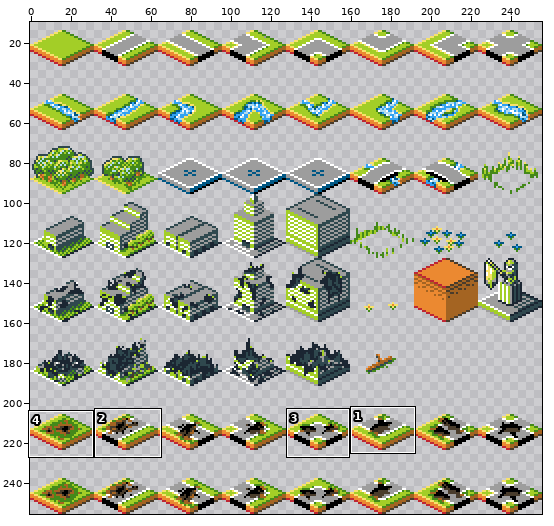
File history of a sprite sheet, assets/terrain_tileset.png. Above, an overview of the earlier version with the close-up marked.
Close-up. First the earlier version:
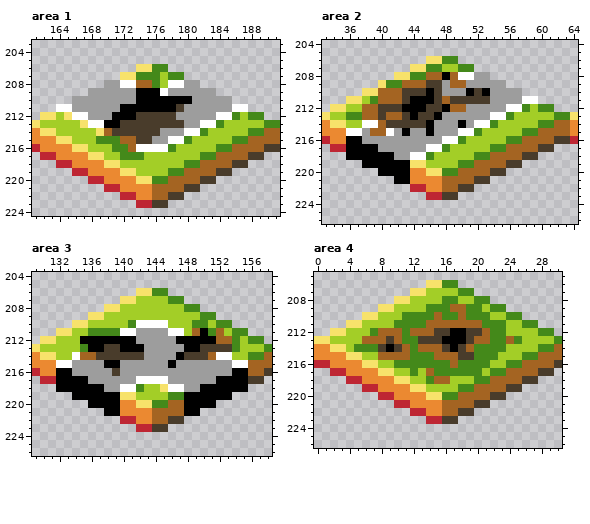
The file is 256x256 pixels. Shown: area 1: x 161..191, y 203..224; area 2: x 33..64, y 204..226; area 3: x 129..158, y 204..226; area 4: x 0..30, y 205..226. The wide view leaves out empty margins. The commit also changed other parts of the picture, which this record leaves out.
And afterwards:
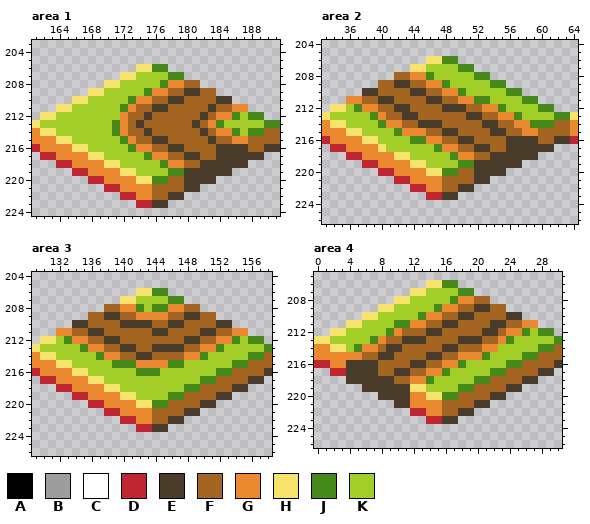
Palette (. is transparent): A #000000  B #9d9d9d  C #ffffff  D #be2633  E #493c2b  F #a46422  G #eb8931  H #f7e26b  J #44891a  K #a3ce27
Edits made:
Area 1:
y 207: x 174..176 JJJ -> KKK
y 208: x 170..181 BBCCFFJKCCBB -> HHKKKKKJGGFF
y 209: x 168..183 BBBBBBAAACBBBBBB -> HHKKKKKJGGFFEEFF
y 210: x 166..185 BBBBBBBBAAAAAAABBBBB -> HHKKKKKJGGFFEEFFFFEE
y 211: x 164..187 CCBBBBBBAAAAAAAEBBBBBBCC -> HHKKKKKKJGFFEEFFFFFEFFGG
y 212: x 165..174 HCCBBBAAAE -> KKKKKKKGFF; x 176..185 EEEBBBBBCC -> FFFFFFEFGG
y 213: x 167..173 HCCAAEE -> KKKKJGF; x 175..183 EEEEEBBCC -> FFFFFFEFG
y 214: x 169..174 HFEEEE -> KKJGFF; x 176..186 EBBBCCJKKKK -> FFFFFFEFGGJ
y 215: x 169..187 JJJFFEEBBCCJKKKKKJJ -> KKKJGFFEEFFFFFEFFGG
y 216: x 171..187 JJFCCCCJKKKKKJJFF -> KKJGGFFEEFFFFEEEE
y 217: x 172..187 JJJKKKKKKKJJFFFF -> KKKJGGFFEEFFEEEE
y 218: x 177..185 KKKJJFFFF -> JGGFFEEEE
y 219: x 180..183 FFFF -> EEEE
y 220: x 180..181 FF -> EE
Area 2:
y 207: x 46..47 JJ -> KK
y 208: x 42..53 HHJJFFAFCCBB -> FFGGJKKKKKJJ
y 209: x 40..43 HJJF -> FFEE; x 46..55 EEBFFBBBBB -> GGJKKKKKJJ
y 210: x 38..39 HH -> EE; x 43 E -> F; x 46..57 AEBBBAEABBBB -> FFGGJKKKKKJJ
y 211: x 36..41 HHKJFF -> GGFFEE; x 43..46 EAAA -> FFFE; x 49..59 EEEEEBBBBCC -> FGGJJKKKKJJ
y 212: x 37..41 KFFEE -> JGGFF; x 43..58 AAAEEAFFBBBBBCCJ -> EFFFFEEEFFGGJKKK
y 213: x 36..40 JJFFE -> KKKJG; x 44..57 AEEABBBBBBCCJK -> EFFFFFFEEFFGGJ
y 214: x 38..44 CCFEEEE -> KKJGGFF; x 46..59 ABBBABCCJKKKKK -> EEFFFFFEEFFGGJ
y 215: x 36..59 CCBFFCBABBABBBCCJKKKKKJJ -> HHKKKKJGGGFFEEFFFFEEFFGG
y 216: x 36..59 AABBBBBBBBBBCCJKKKKKJJFF -> GGHHKKKKJJGGFFEEFFFFEEEE
y 217: x 36..59 AAAABBBBBBCCJKKKKKJJFFFF -> GGGGHKKKKKKJGGFFEEFFEEEE
y 218: x 36..46 AAAAAABBCCJ -> DDGGGGHHKKK; x 49..57 KKKJJFFFF -> JGGFFEEEE
y 219: x 38..43 AAAAAA -> DDGGGG; x 52..55 FFFF -> EEEE
y 220: x 40..43 AAAA -> DDGG; x 52..53 FF -> EE
y 221: x 42..43 AA -> DD
Area 3:
y 208: x 138..142 HHKKK -> FFGGJ; x 144..149 KKKKJJ -> JJGGFF
y 209: x 136..151 HHKKKKKKKKKKKKJJ -> FFEEFFGGGGFFEEFF
y 210: x 134..153 HHKKKKKJCCCCKKKJJKJJ -> EEFFFFEEEEFFEEFFFFEE
y 211: x 132..148 HHKKJJJJCCBBBBCCK -> GGFFEEFFFFFFEEFFF; x 150..151 AJ -> EE; x 153..155 KJJ -> FGG
y 212: x 133..153 KKAAAAAAABBBBBAAAAAFF -> JGGFFEEFFFFFFFFEEFFGG
y 213: x 136..154 AAEEAAABBBBBAAEEEEJ -> GGFFEEFFEEEEFFGGJKK
y 214: x 134..141 CFFEEEEE -> KKKJGGFF; x 143..153 BBBBAEEEFCC -> EFFFFGGJKKK
y 215: x 132..155 CCBBBBAABBBBBBABBBBBBBCC -> HHKKKKKJJJGGGGJJKKKKKKJJ
y 216: x 132..155 AABBBBBEBBBBBBBBBBBBBBAA -> GGHHKKKKKKJJJKKKKKKKJJFF
y 217: x 132..155 AAAABBBBBBCCCCBBBBBBAAAA -> GGGGHHKKKKKKKKKKKKJJFFFF
y 218: x 132..142 AAAAAABBCCJ -> DDGGGGHHKKK; x 145..155 HCCBBAAAAAA -> KKKJJFFFFEE
y 219: x 134..139 AAAAAA -> DDGGGG; x 148..153 AAAAAA -> FFFFEE
y 220: x 136..139 AAAA -> DDGG; x 148..151 AAAA -> FFEE
y 221: x 138..139 AA -> DD; x 148..149 AA -> EE
Area 4:
y 208: x 16 J -> K; x 18..21 KKJJ -> GGFF
y 209: x 14 J -> K; x 16..17 JF -> GG; x 19..23 JJKJJ -> FEEFF
y 210: x 11..12 JJ -> KK; x 14..25 JFJJFJJJKKJJ -> GGFFEEFFFFEE
y 211: x 12..13 JJ -> GG; x 16..17 FF -> EE; x 21..27 JJJKKJJ -> FEEFFGG
y 212: x 7..11 JFFFJ -> KKJGF; x 14 F -> E; x 16..26 EAAEEFJJKKK -> FFFFFEEFGGJ
y 213: x 6..9 FFFE -> KJGF; x 11..12 JJ -> EE; x 14..18 EEAAA -> FFFFE; x 20 F -> E; x 22..25 JJFJ -> FGJK
y 214: x 6..9 JJEA -> GGFE; x 12 J -> F; x 17..18 AE -> EF; x 20..23 JJJJ -> FGGK
y 215: x 4..9 HHKKFF -> GGFFEE; x 12..15 JJJF -> FFEE; x 18..20 EEJ -> GGG; x 22 J -> K
y 216: x 4..17 GGHHKKJJJJJJJF -> EEEEFFFFEEFFGG; x 19..21 JJJ -> KKK
y 217: x 4..15 GGGGHHKKJKFJ -> EEEEFFEEFFGG; x 17..20 JJJJ -> KKKK
y 218: x 4..13 DDGGGGHHKK -> EEEEEEFFGG; x 15..16 FF -> KK
y 219: x 6..11 DDGGGG -> EEEEEE
y 220: x 8..11 DDGG -> EEEE
y 221: x 10..11 DD -> EE
Changed places in both close-ups, as pixel boxes (x1, y1, x2, y2):
changed: (56, 72, 248, 184)
changed: (346, 64, 538, 184)
changed: (56, 304, 248, 416)
changed: (346, 296, 538, 408)
